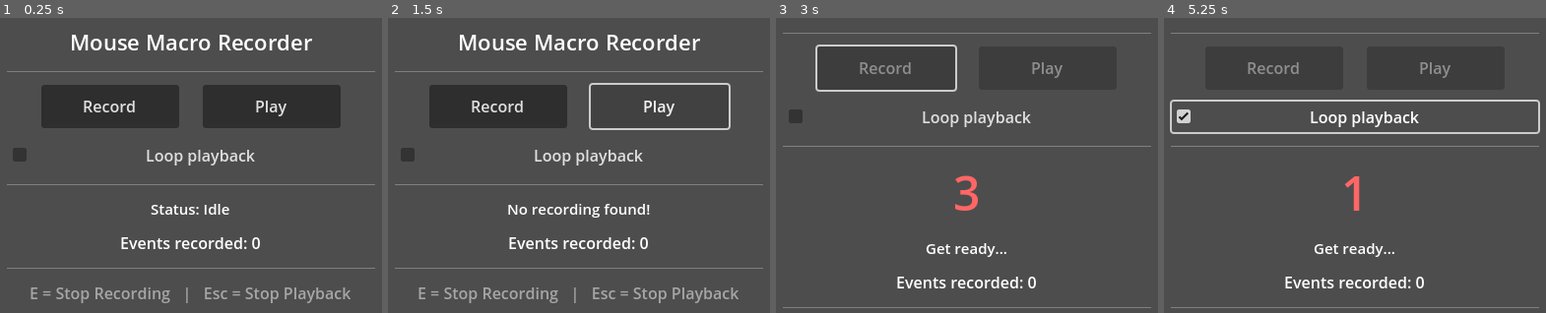
Above: before the commit, frames 1-4 (left to right).
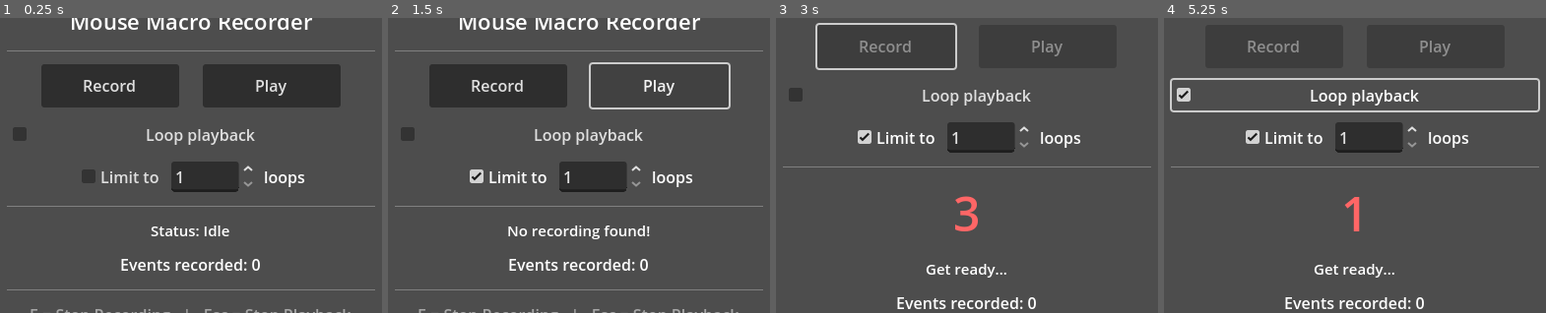
Above: after the commit, the same moments.

Repository: BobbyEBaby/mousemacro
Game: Godot game, scene res://main.tscn
The game is run twice, just before and just after one commit, with the same random seed, the same clock (stepped at 60 frames per second) and the same inputs.
Inputs (mouse positions are in pixels of both pictures, inside the frame that each line leads up to):
- Up to frame 1 (0.25 s): no input
- Up to frame 2 (1.5 s): click (506, 177) at 0.5 s, where only the run after the commit has a clickable "Limit to"; click "Play" at 1.25 s
- Up to frame 3 (3 s): click "Play" at 2 s; click "Record" at 2.75 s
- Up to frame 4 (5.25 s): click (1282, 138) at 3.5 s, where only the run after the commit has a clickable "Limit to"; click (1282, 138) at 4.25 s, where only the run after the commit has a clickable "Limit to"; click "Loop playback" at 5 s

The runs differ from the first frame. In frame 1, 22% of the frame differs, in the area x 1-99%, y 0-100%; in frame 2, 19%; in frame 3, 9.3%; in frame 4, 10%.

Commit message:
Add finite loop count option for playback
New "Limit to N loops" checkbox and spinbox next to the loop toggle.
When checked, the macro repeats only the specified number of times
instead of indefinitely. Playback script accepts -LoopCount parameter.

Co-Authored-By: Claude Opus 4.6 <noreply@anthropic.com>

Diff:
--- a/main.gd
+++ b/main.gd
@@ -8,6 +8,8 @@
 @onready var events_label: Label = %EventsLabel
 @onready var countdown_label: Label = %CountdownLabel
 @onready var loop_check: CheckBox = %LoopCheck
+@onready var loop_count_check: CheckBox = %LoopCountCheck
+@onready var loop_count_spin: SpinBox = %LoopCountSpin
 
 var state: State = State.IDLE
 var process_pid: int = -1
@@ -69,21 +71,31 @@
 
 func _start_playback() -> void:
 	state = State.PLAYING
-	if loop_check.button_pressed:
+	var looping := loop_check.button_pressed
+	var limited := loop_count_check.button_pressed
+	var count := int(loop_count_spin.value)
+	if looping and limited:
+		status_label.text = "LOOPING x%d  (press Esc to stop)" % count
+	elif looping:
 		status_label.text = "LOOPING  (press Esc to stop)"
 	else:
 		status_label.text = "PLAYING  (press Esc to stop)"
 	record_btn.disabled = true
 	play_btn.disabled = true
 	loop_check.disabled = true
+	loop_count_check.disabled = true
+	loop_count_spin.editable = false
 	var script_path := scripts_dir.path_join("playback.ps1")
 	var args := [
 		"-ExecutionPolicy", "Bypass",
 		"-File", script_path,
 		"-InputFile", recording_file,
 	]
-	if loop_check.button_pressed:
+	if looping:
 		args.append("-Loop")
+		if limited:
+			args.append("-LoopCount")
+			args.append(str(count))
 	process_pid = OS.create_process("powershell.exe", args)
 	if process_pid == -1:
 		status_label.text = "ERROR: Could not start playback"
@@ -146,6 +158,8 @@
 	record_btn.disabled = false
 	play_btn.disabled = false
 	loop_check.disabled = false
+	loop_count_check.disabled = false
+	loop_count_spin.editable = true
 	countdown_label.visible = false
 
 
--- a/main.tscn
+++ b/main.tscn
@@ -52,6 +52,28 @@
 text = "Loop playback"
 alignment = 1
 
+[node name="LoopCountRow" type="HBoxContainer" parent="VBox"]
+layout_mode = 2
+alignment = 1
+theme_override_constants/separation = 8
+
+[node name="LoopCountCheck" type="CheckBox" parent="VBox/LoopCountRow"]
+unique_name_in_owner = true
+layout_mode = 2
+text = "Limit to"
+
+[node name="LoopCountSpin" type="SpinBox" parent="VBox/LoopCountRow"]
+unique_name_in_owner = true
+layout_mode = 2
+custom_minimum_size = Vector2(80, 0)
+min_value = 1.0
+max_value = 9999.0
+value = 1.0
+
+[node name="TimesLabel" type="Label" parent="VBox/LoopCountRow"]
+layout_mode = 2
+text = "loops"
+
 [node name="Sep2" type="HSeparator" parent="VBox"]
 layout_mode = 2
 
Not shown, changed: scripts/playback.ps1
